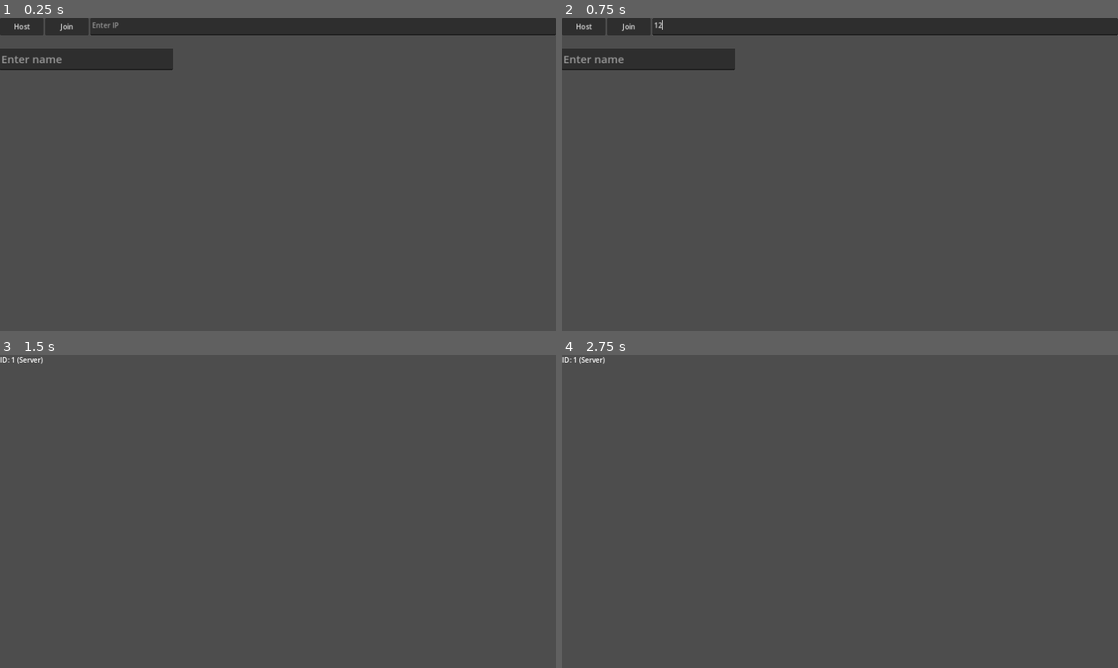
Above: before the commit, frames 1-4 (two rows, left to right).
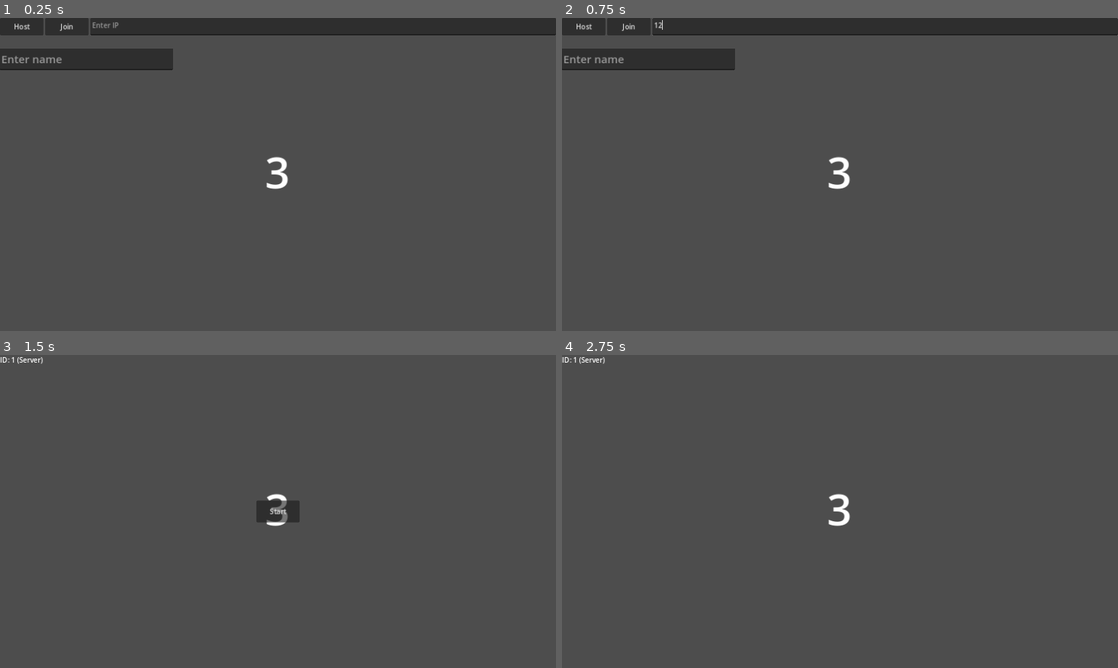
Above: after the commit, the same moments.

Repository: lokasc/rsPrototype
Game: Godot game, scene res://beat_sync/beat_main.tscn
Two runs of this game, one before a commit and one after it. Both use one fixed random seed, a clock stepped at 60 frames per second and the inputs below. This scene is started directly instead of the project's main scene.
Inputs (mouse positions are in pixels of both pictures, inside the frame that each line leads up to):
- Up to frame 1 (0.25 s): no input
- Up to frame 2 (0.75 s): click (884, 27) at 0.52 s; type "12" at 0.6 s
- Up to frame 3 (1.5 s): click (88, 395) at 0.75 s; type "Alex" at 0.83 s; click "Host" at 1.25 s
- Up to frame 4 (2.75 s): click (840, 511) at 2 s, where only the run after the commit has a clickable "Start"

The runs differ from the first frame. In frame 1, 0.2% of the frame differs, in the area x 47-52%, y 44-55%; in frame 2, 0.2%; in frame 3, 0.6%, in the area x 46-54%, y 44-55%; in frame 4, 0.2%.

Commit message:
Added start button and countdown logic

Diff:
--- a/beat_sync/beat_main.tscn
+++ b/beat_sync/beat_main.tscn
@@ -4,12 +4,29 @@
 
 [node name="BeatMain" type="Node"]
 
-[node name="MultiplayerController" type="Node" parent="." node_paths=PackedStringArray("net_ui", "game_ui")]
+[node name="MultiplayerController" type="Node" parent="." node_paths=PackedStringArray("net_ui", "game_ui", "timer", "cd_number_visual")]
 script = ExtResource("1_i0qxa")
 net_ui = NodePath("../UI/NetUI")
 game_ui = NodePath("../UI/InGameUI")
+timer = NodePath("../Countdowns/CDTimer")
+cd_number_visual = NodePath("../Countdowns/CenterContainer/CDVisual")
 
-[node name="GameController" type="Node" parent="."]
+[node name="Countdowns" type="Node" parent="."]
+
+[node name="CenterContainer" type="CenterContainer" parent="Countdowns"]
+offset_left = 610.0
+offset_top = 284.0
+offset_right = 667.0
+offset_bottom = 421.0
+pivot_offset = Vector2(29, 69)
+
+[node name="CDVisual" type="Label" parent="Countdowns/CenterContainer"]
+layout_mode = 2
+theme_override_font_sizes/font_size = 100
+text = "3"
+
+[node name="CDTimer" type="Timer" parent="Countdowns"]
+one_shot = true
 
 [node name="UI" type="Control" parent="."]
 layout_mode = 3
@@ -77,5 +94,15 @@
 bbcode_enabled = true
 fit_content = true
 
+[node name="StartGameButton" type="Button" parent="UI/InGameUI"]
+custom_minimum_size = Vector2(100, 50)
+layout_mode = 0
+offset_left = 590.0
+offset_top = 335.0
+offset_right = 690.0
+offset_bottom = 385.0
+text = "Start"
+
 [connection signal="button_down" from="UI/NetUI/HBoxContainer/HostButton" to="MultiplayerController" method="_on_host_button_button_down"]
 [connection signal="button_down" from="UI/NetUI/HBoxContainer/JoinButton" to="MultiplayerController" method="_on_join_button_button_down"]
+[connection signal="button_down" from="UI/InGameUI/StartGameButton" to="MultiplayerController" method="_on_start_game_button_button_down"]
--- a/beat_sync/multiplayer_controller.gd
+++ b/beat_sync/multiplayer_controller.gd
@@ -5,7 +5,12 @@
 
 @export var net_ui : Control
 @export var game_ui : Control
+@export var timer : Timer
+@export var cd_number_visual : Label
 
+var is_game_started : bool = false
+
+var is_countdown_started : bool = false # set this to true to start a countdown.
 
 var ip_address = "127.0.0.1"
 var peer
@@ -25,9 +30,26 @@
 
 	net_ui.visible = true
 	game_ui.visible = false
+	game_ui.get_node("StartGameButton").visible = false
 
 func _process(delta):
+	if !is_game_started:
+		return
+
+	if is_countdown_started:
+		# start countdown.
+		timer.start()
+		cd_number_visual.text = str(timer.time_left)
 	pass
+
+### GAMEPLAY ###
+# A visual label shrinks & fades to the center labelled 3 then 2 then 1.
+# Afterwords, a transparent ring surrounds the circle appears
+# and a white ring outside
+# Player will need to press m1 when the
+
+
+### NETWORKING ###
 
 # Creates a client given ip_address
 func innit_client():
@@ -66,6 +88,8 @@
 	game_ui.visible = true
 	player_name = net_ui.get_child(1).text
 	(game_ui.get_child(0) as Label).text = "ID: " + str(multiplayer.get_unique_id()) + " (Server)"
+	game_ui.get_node("StartGameButton").visible = true
+
 	pass
 
 
@@ -86,12 +110,16 @@
 	# call rpcs here and names....
 	friend_details["id"] = id
 	transfer_name.rpc(player_name)
+
+	#if multiplayer.is_server():
+		#game_ui.get_node("StartGameButton").visible = true
 	pass
 
 func _on_player_disconnect(id):
 	friend_details["name"] = null
 	friend_details["id"] = null
 	game_ui.get_child(1).text = ""
+	game_ui.get_node("StartGameButton").visible = false
 	pass
 
 func _on_connection_failed():
@@ -110,3 +138,16 @@
 	else:
 		game_ui.get_child(1).text = "[center]" + "Connected to " + friend_details["name"]
 	pass
+
+@rpc("authority", "reliable", "call_local")
+func start_game():
+	is_game_started = true
+
+
+func _on_start_game_button_button_down():
+	is_game_started = true
+
+
+	#start_game.rpc()
+	game_ui.get_node("StartGameButton").visible = false
+	pass
